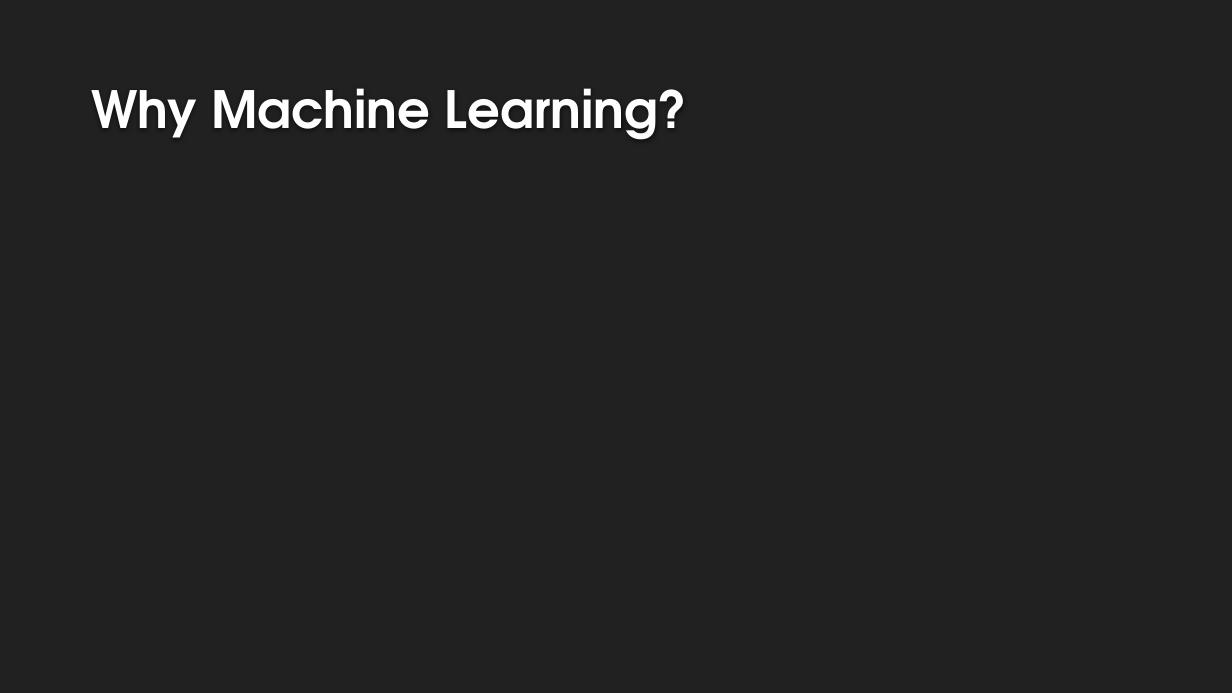
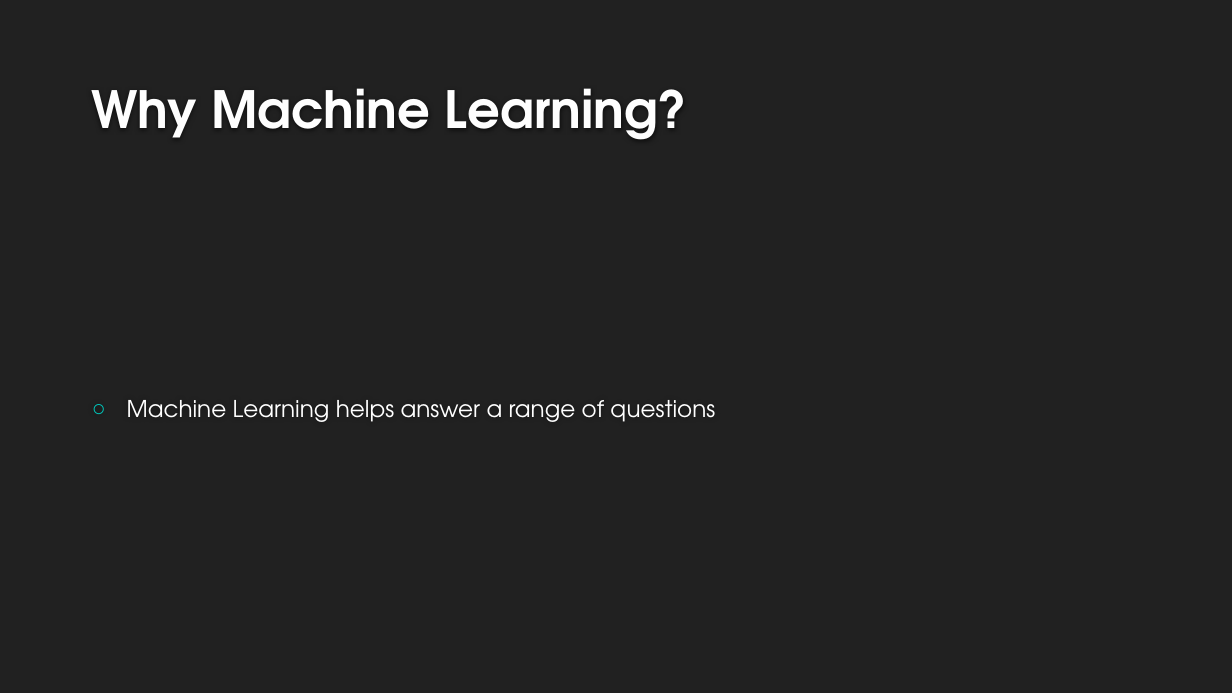
Before and after one commit to GlobalTechTalks/Intro-to-Machine-Learning, a slide deck: slide 4 of Introduction to Machine Learning.pptx. Drawn at 1232x693 pixels with LibreOffice and Linux fonts; fonts in the diff are those of the drawing; background and template pictures are left out. Boxes give left, top, right and bottom in pixels: in the first picture for what was removed or moved away, otherwise in the second. Text is boxed around its words. In the diff, an @@ line names an element or a change of style, - is before the commit and + after.

```diff
--- a/Introduction to Machine Learning.pptx
+++ b/Introduction to Machine Learning.pptx
@@ text added at [127, 400, 715, 422], 18 pt, text #FFFFFF @@
+○ Machine Learning helps answer a range of questions
```
Also in this commit, not shown: 1 other slide changed, 1 slide added, 1 other file.
